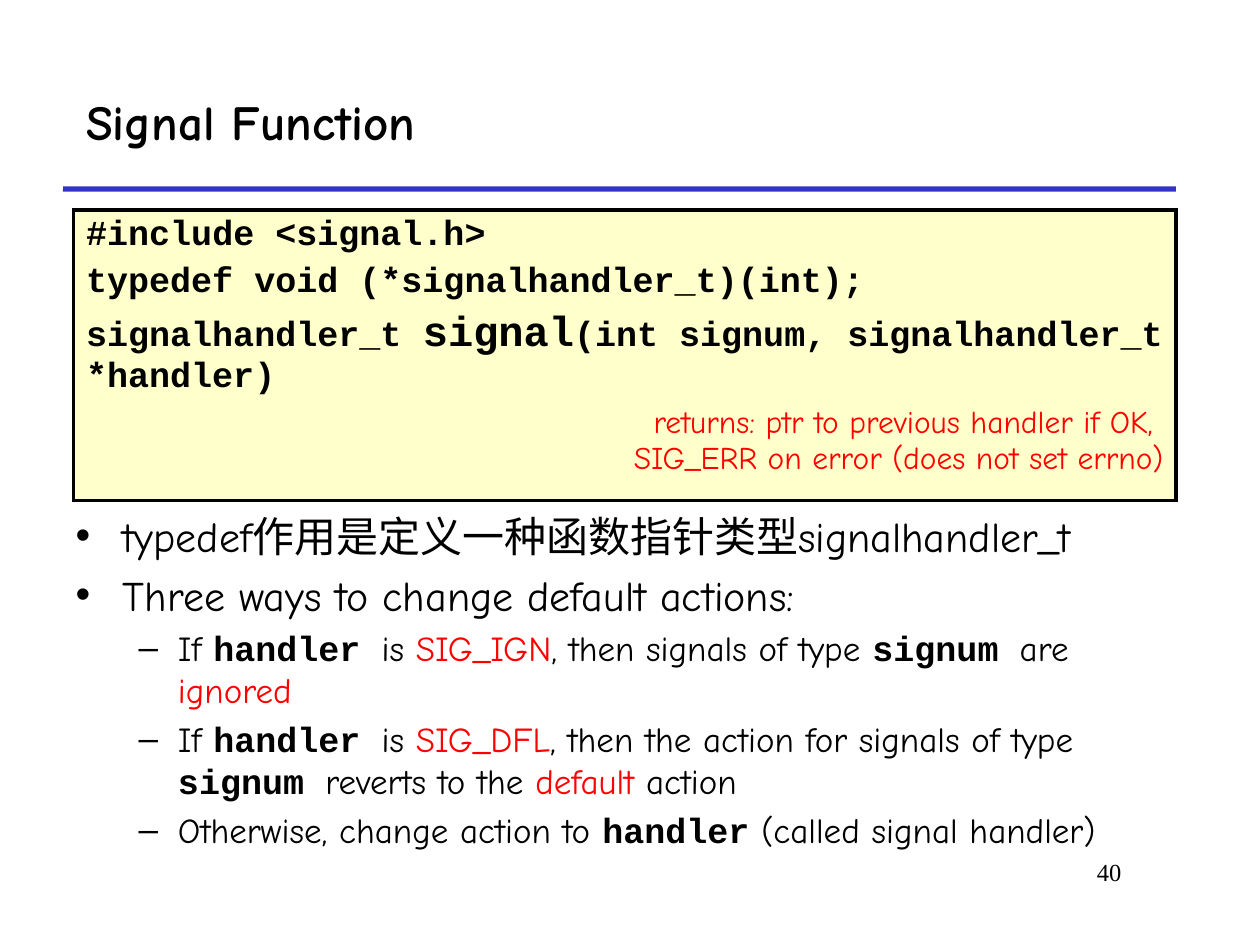
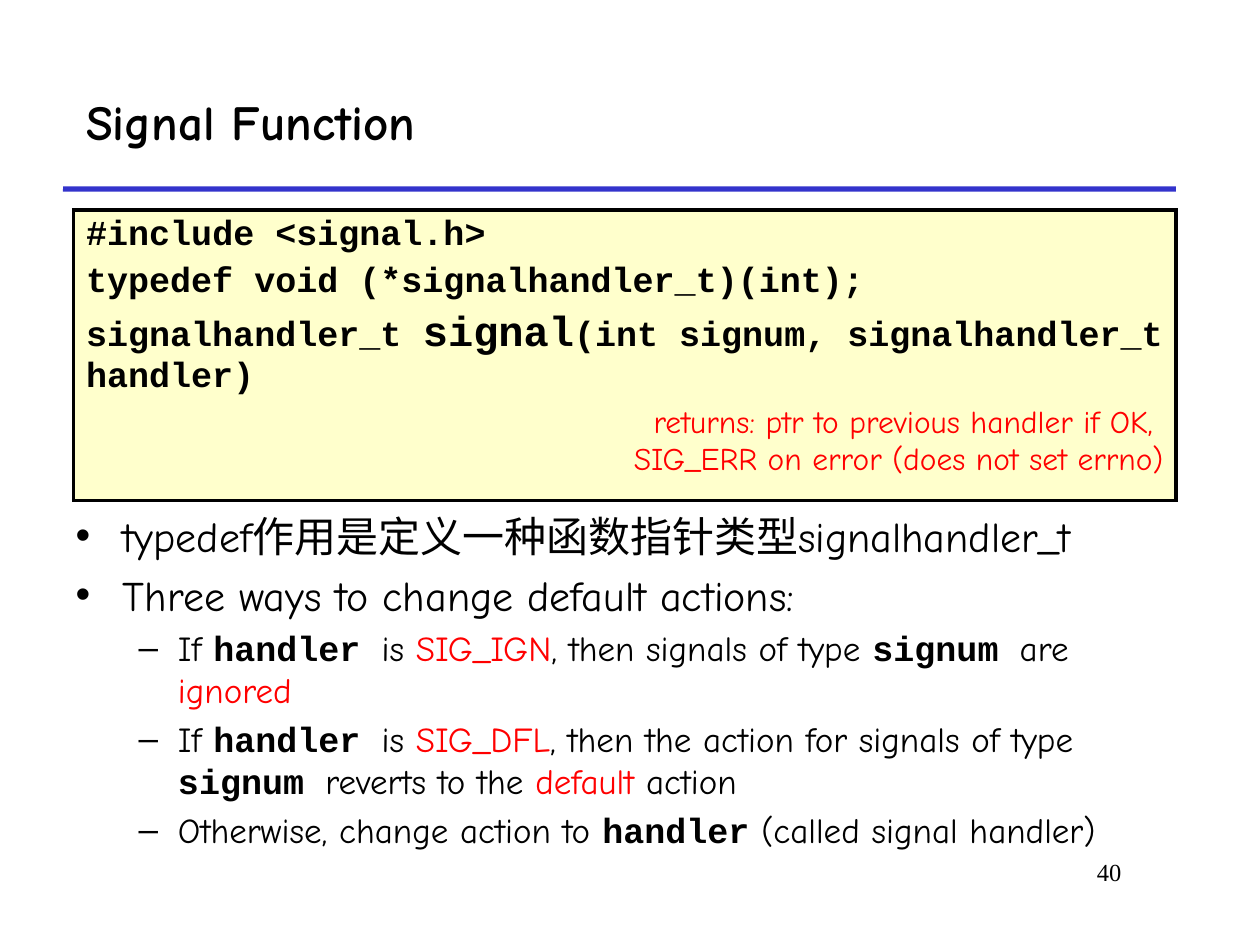
Before and after one commit to functionx37/Homework-in-RUC, a slide deck: slide 40 of Foundations of Computer Systems II/Coursewares/4-signal.pptx. Drawn at 1260x945 pixels with LibreOffice and Linux fonts; fonts in the diff are those of the drawing. Boxes give left, top, right and bottom in pixels: in the first picture for what was removed or moved away, otherwise in the second. Text is boxed around its words. In the diff, an @@ line names an element or a change of style, - is before the commit and + after.

```diff
--- a/Foundations of Computer Systems II/Coursewares/4-signal.pptx
+++ b/Foundations of Computer Systems II/Coursewares/4-signal.pptx
@@ table at bbox=[73, 210, 1176, 501] @@
-row 1, column 1: #include <signal.h> / typedef void (*signalhandler_t)(int); / signalhandler_t signal(int signum, signalhandler_t *handler) / returns: ptr to previous handler if OK, SIG_ERR on error (does not set errno)
+row 1, column 1: #include <signal.h> / typedef void (*signalhandler_t)(int); / signalhandler_t signal(int signum, signalhandler_t handler) / returns: ptr to previous handler if OK, SIG_ERR on error (does not set errno)
```
Also in this commit, not shown: 12 other slides changed, 32 other files.
